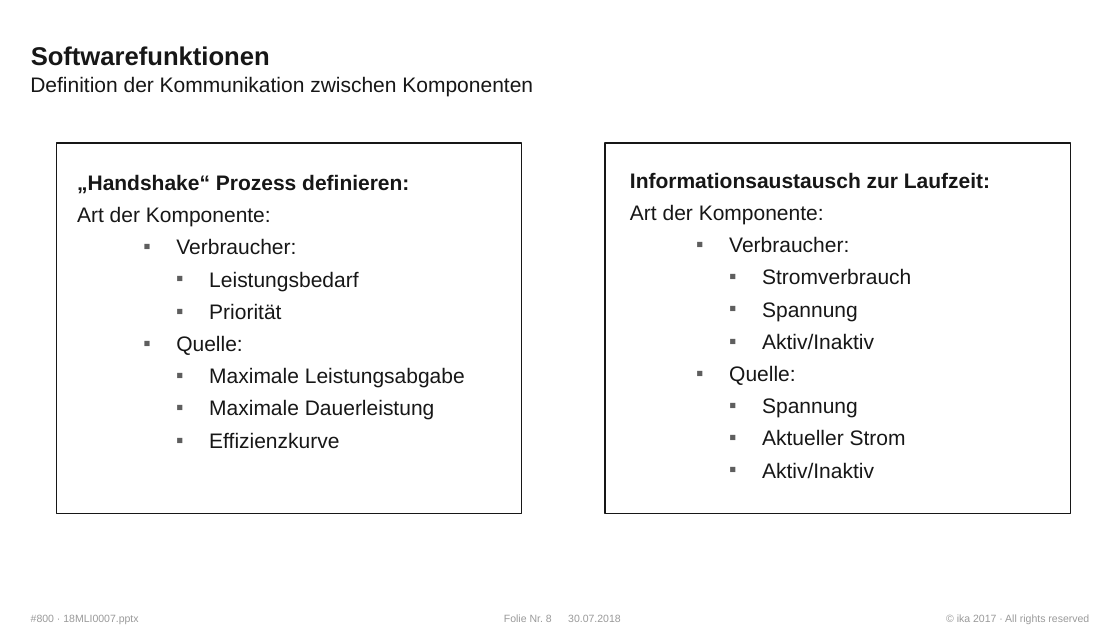
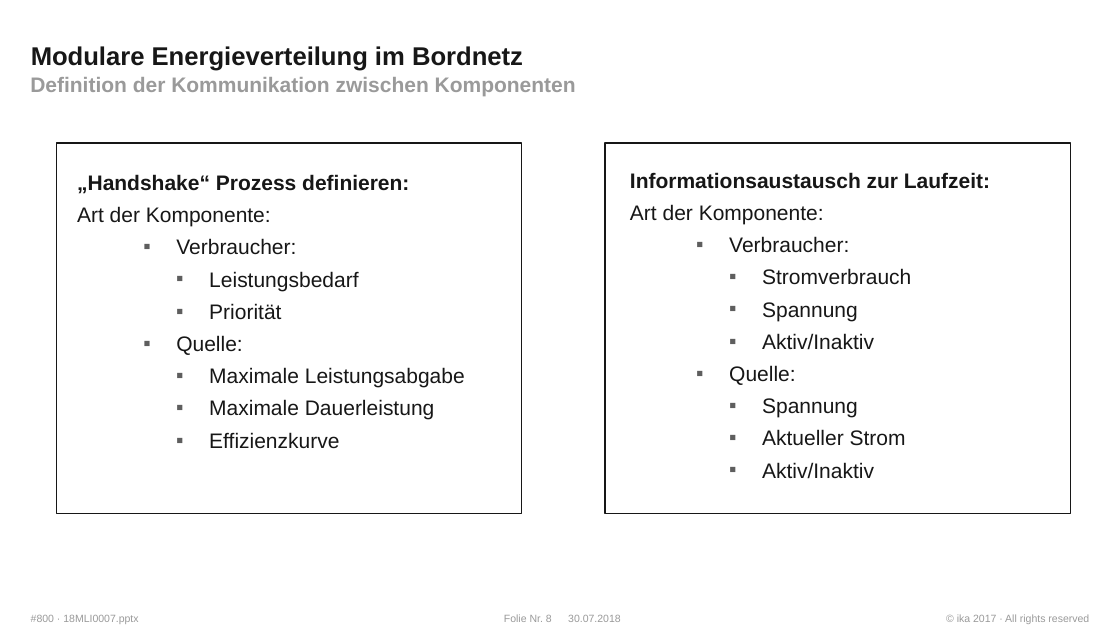
Before and after one commit to WhR4Ven/Diss_Dokument, a slide deck: slide 8 of Themenstellung.pptx. Drawn at 1120x630 pixels with LibreOffice and Linux fonts; fonts in the diff are those of the drawing; background and template pictures are left out. Boxes give left, top, right and bottom in pixels: in the first picture for what was removed or moved away, otherwise in the second. Text is boxed around its words. In the diff, an @@ line names an element or a change of style, - is before the commit and + after.

```diff
--- a/Themenstellung.pptx
+++ b/Themenstellung.pptx
@@ title at (x1=31, y1=46, x2=523, y2=71): text changed @@
-Softwarefunktionen
+Modulare Energieverteilung im Bordnetz
@@ text "Definition der Kommunikation zwischen Komponenten" at (x1=30, y1=77, x2=576, y2=96): text colour #171717 to #9A9A9A, bold on @@
```
Also in this commit, not shown: 3 other slides changed, 5 slides added, 2 slides removed.
